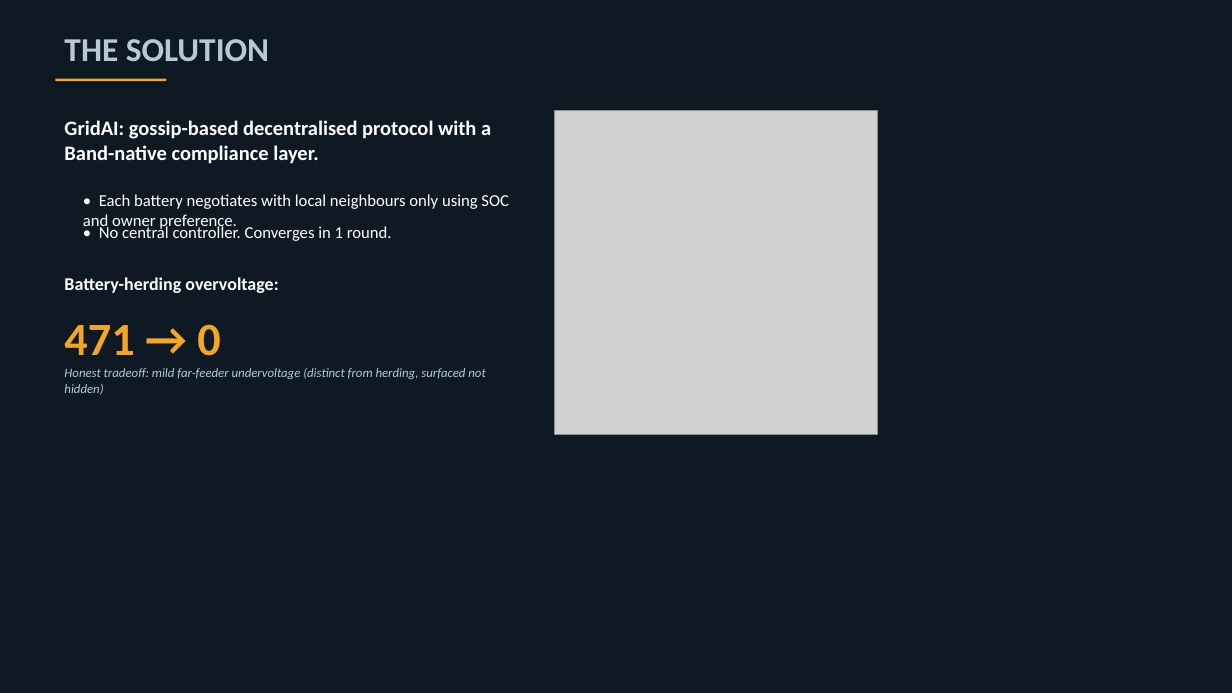
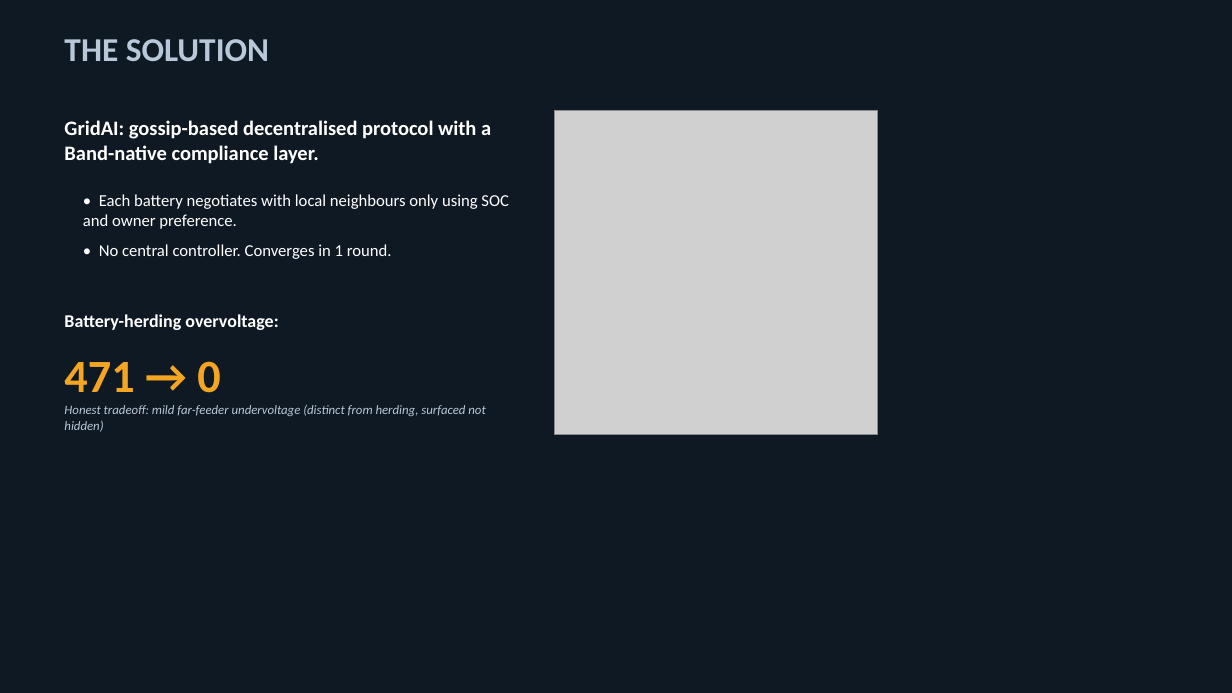
Before and after one commit to dexflex66/gridai, a slide deck: slide 5 of submission/gridai_lablab_band_of_agents_2026/assets/gridai_pitch_deck.pptx. Drawn at 1232x693 pixels with LibreOffice and Linux fonts; fonts in the diff are those of the drawing; grey boxes stand for pictures. Boxes give left, top, right and bottom in pixels: in the first picture for what was removed or moved away, otherwise in the second. Text is boxed around its words. In the diff, an @@ line names an element or a change of style, - is before the commit and + after.

```diff
--- a/submission/gridai_lablab_band_of_agents_2026/assets/gridai_pitch_deck.pptx
+++ b/submission/gridai_lablab_band_of_agents_2026/assets/gridai_pitch_deck.pptx
@@ rectangle removed at <box>55,79,166,81</box> @@
@@ text "• No central controller. Converges ...": place and size @@
-text "• No central controller. Converges ..." at <box>99,224,392,241</box>
+text "• No central controller. Converges ..." at <box>99,244,392,259</box>
@@ 3 texts: place and size @@
-3 texts at <box>64,277,485,395</box>
+3 texts at <box>64,314,485,432</box>
```
Also in this commit, not shown: 9 other slides changed, 2 other files.
